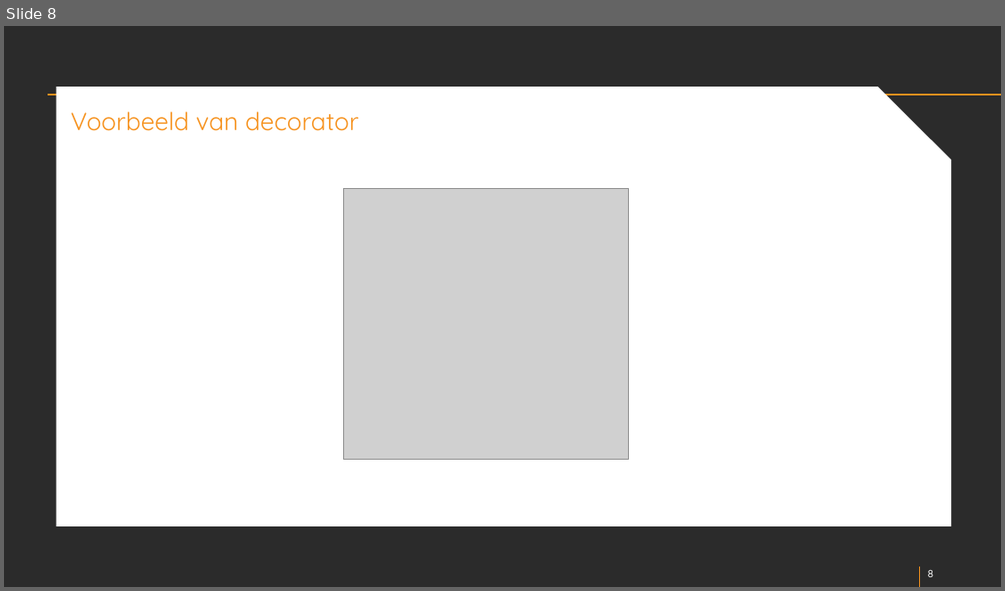
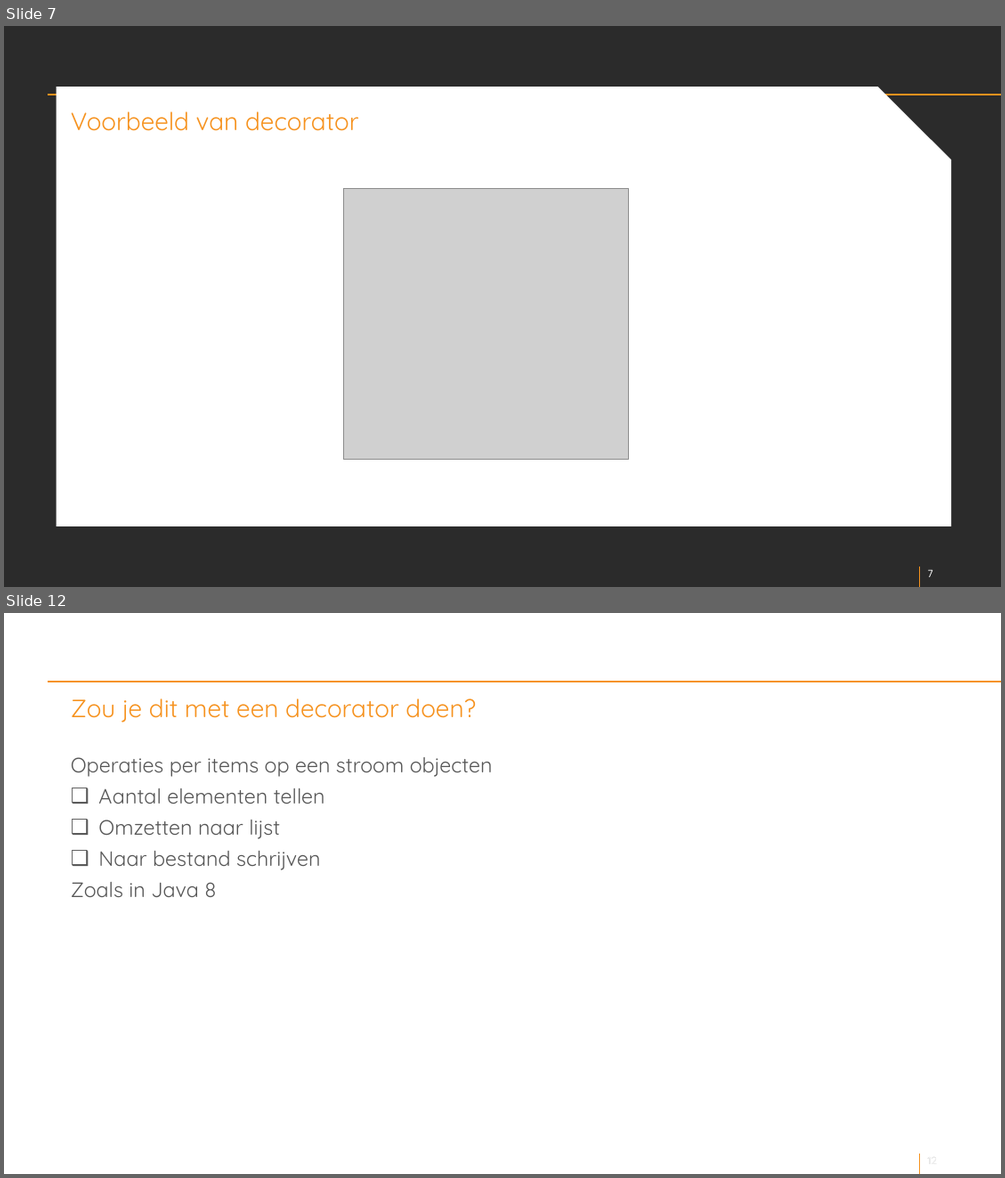
Before and after one commit to markKL1/decorator, a slide deck: presentation/decorator-v1.pptx. Shown one above the other, each under a label of ours: slide 8 before the commit, slides 7 and 12 after it; the slides between them are not shown. The pictures are 1005x591 and 1005x1178 pixels, drawn with LibreOffice and Linux fonts; fonts in the diff are those of the drawing; grey boxes stand for pictures; background and template pictures are left out; a plain dark background stands for a picture behind light text. Boxes give left, top, right and bottom in pixels: in the first picture for what was removed or moved away, otherwise in the second. Text is boxed around its words. In the diff, an @@ line names an element or a change of style, - is before the commit and + after.

```diff
--- a/presentation/decorator-v1.pptx
+++ b/presentation/decorator-v1.pptx
@@ slide 12 added at bbox=[4, 613, 1001, 1174], background picture (left out); not listed: 4 template elements that a slide beside it also shows @@
@@ title added at bbox=[71, 698, 476, 722], 24 pt, text #F6921E @@
+Zou je dit met een decorator doen?
@@ text added at bbox=[71, 757, 493, 897], 20 pt, text #575757 @@
+Operaties per items op een stroom objecten
+❑ Aantal elementen tellen
+❑ Omzetten naar lijst
+❑ Naar bestand schrijven
+Zoals in Java 8
@@ what was slide 8 is now slide 7 @@
@@ page number at bbox=[923, 567, 961, 580]: text changed @@
-8
+7
@@ page number at bbox=[928, 569, 933, 577]: text changed @@
-8
+7
```
Also in this commit, not shown: 2 slides changed, 11 other slides added, 2 slides removed, 3 other files.
